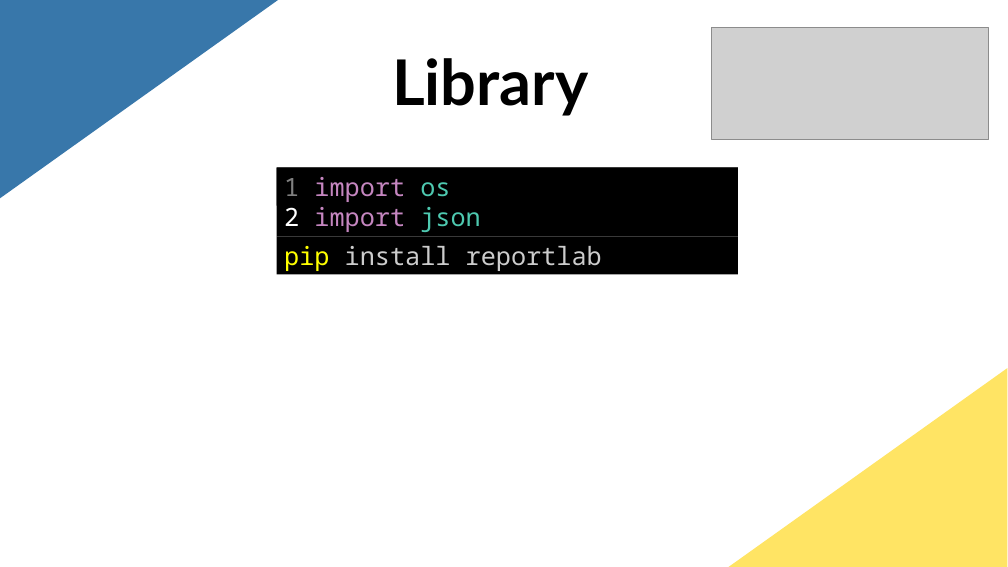
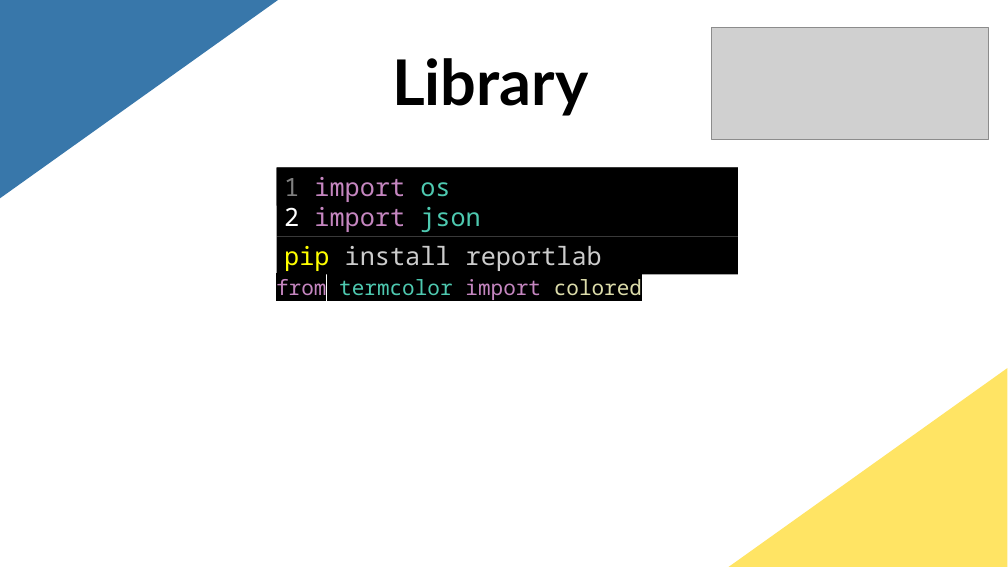
Before and after one commit to RuoFeng207/project_2, a slide deck: slide 3 of How to make money with software.pptx. Drawn at 1008x567 pixels with LibreOffice and Linux fonts; fonts in the diff are those of the drawing; grey boxes stand for pictures. Boxes give left, top, right and bottom in pixels: in the first picture for what was removed or moved away, otherwise in the second. Text is boxed around its words. In the diff, an @@ line names an element or a change of style, - is before the commit and + after.

```diff
--- a/How to make money with software.pptx
+++ b/How to make money with software.pptx
@@ text "pip install reportlab" rewrapped from bbox=[277, 237, 738, 274] to bbox=[284, 246, 602, 271] @@
@@ text added at bbox=[276, 279, 642, 302], 20 pt, text #C586C0 @@
+from termcolor import colored
```
Also in this commit, not shown: 4 other slides changed, 1 slide added.
